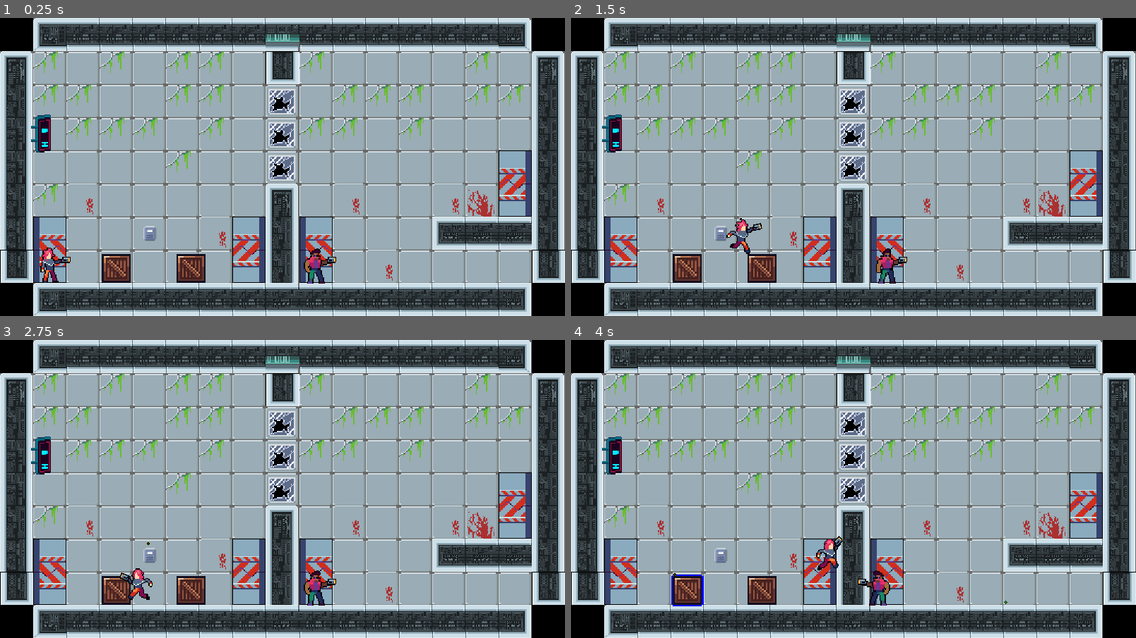
Above: before the commit, frames 1-4 (two rows, left to right).
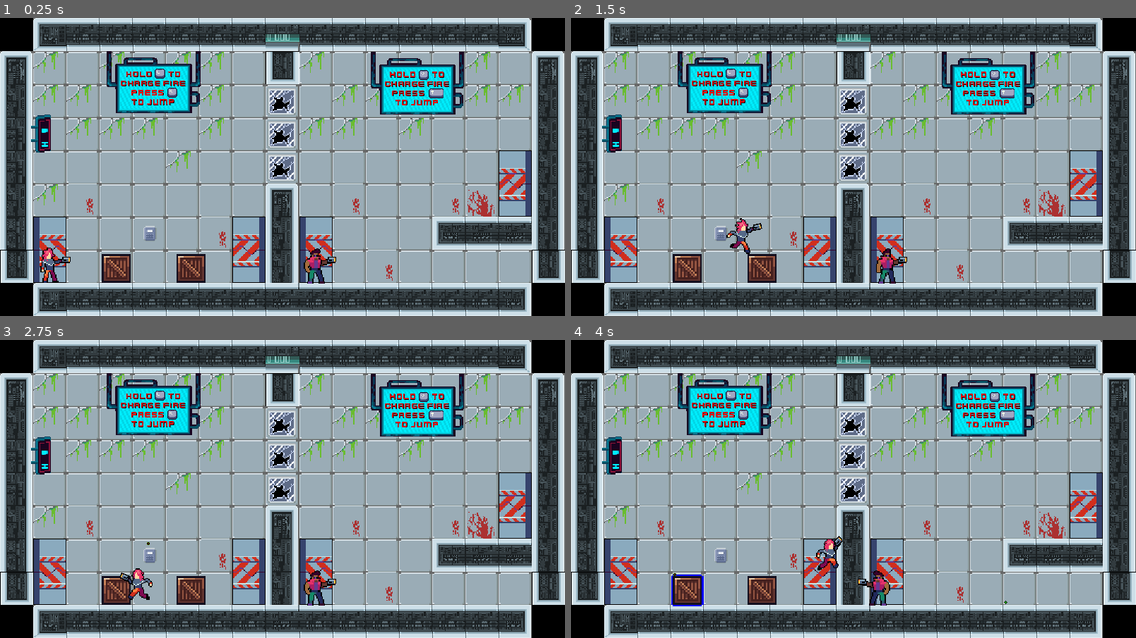
Above: after the commit, the same moments.

Repository: Pepereiram/carpincho-repo
Game: Godot game, scene res://Scenes/Levels/escape_lvl3.tscn
Same seed, same stepped clock (60 frames per second), same inputs: the game is played once before the commit and once after it. This scene is started directly instead of the project's main scene.
Inputs:
- Up to frame 1 (0.25 s): no input
- Up to frame 2 (1.5 s): tap X (move_up) at 0.5, 1.25 s; hold D (move_right) from 0.53 s (still down); tap Down (apuntar_abajo2) at 0.6 s; tap W (apuntar_arriba) at 0.77 s; tap Up (apuntar_arriba2) at 1.35 s
- Up to frame 3 (2.75 s): tap W (apuntar_arriba) at 1.52 s; tap X (move_up) at 2 s; release D (move_right) at 2.03 s; hold A (move_left) from 2.03 s (still down); tap C (lanzar1) at 2.1 s
- Up to frame 4 (4 s): tap X (move_up) at 2.75, 3.5 s; release A (move_left) at 2.78 s; hold D (move_right) from 2.78 s (still down); tap . (lanzar2) at 2.85 s; tap W (apuntar_arriba) at 3.02, 3.77 s; tap Left (move_left2) at 3.6 s

The runs differ from the first frame. In frame 1, 5.1% of the frame differs, in the area x 18-83%, y 11-33%; in frame 2, 5.1%; in frame 3, 5.1%; in frame 4, 5.1%.

Commit message:
Update escape_lvl3 tutorial

Diff:
--- a/project/Scenes/Levels/escape_lvl3.tscn
+++ b/project/Scenes/Levels/escape_lvl3.tscn
@@ -11,6 +11,26 @@
 [ext_resource path="res://assets/sprites/Industrial Assets/2 Background/1.png" type="Texture" id=9]
 [ext_resource path="res://menu/PauseMenu/PauseMenu.tscn" type="PackedScene" id=10]
 [ext_resource path="res://Scenes/Music/EscapeLevelMusic.tscn" type="PackedScene" id=11]
+[ext_resource path="res://menu/ui/kenneyUI-yellow.tres" type="Theme" id=12]
+[ext_resource path="res://assets/sprites/cyberpunk char/banner-a3.png" type="Texture" id=13]
+[ext_resource path="res://assets/sprites/buttons/gdb-keyboard-2.png" type="Texture" id=14]
+[ext_resource path="res://Scenes/Levels/Tutorial/Move2.gd" type="Script" id=15]
+
+[sub_resource type="AtlasTexture" id=1]
+atlas = ExtResource( 14 )
+region = Rect2( 96, 80, 16, 16 )
+
+[sub_resource type="AtlasTexture" id=2]
+atlas = ExtResource( 14 )
+region = Rect2( 80, 80, 16, 16 )
+
+[sub_resource type="AtlasTexture" id=3]
+atlas = ExtResource( 14 )
+region = Rect2( 192, 80, 16, 16 )
+
+[sub_resource type="AtlasTexture" id=4]
+atlas = ExtResource( 14 )
+region = Rect2( 32, 80, 32, 16 )
 
 [node name="escape_lvl3" type="Node2D"]
 script = ExtResource( 6 )
@@ -43,6 +63,77 @@
 [node name="final_door2" parent="." instance=ExtResource( 7 )]
 position = Vector2( 496, 160 )
 
+[node name="bckgr_obj" type="Node2D" parent="."]
+
+[node name="Banner-a3" type="Sprite" parent="bckgr_obj"]
+position = Vector2( 402, 63 )
+scale = Vector2( 1, -1 )
+texture = ExtResource( 13 )
+
+[node name="Banner-a4" type="Sprite" parent="bckgr_obj"]
+position = Vector2( 148, 62 )
+scale = Vector2( 1, -1 )
+texture = ExtResource( 13 )
+
+[node name="Move1" type="Label" parent="bckgr_obj"]
+self_modulate = Color( 1, 0, 0, 1 )
+margin_left = 116.0
+margin_top = 47.0
+margin_right = 244.0
+margin_bottom = 129.0
+rect_scale = Vector2( 0.5, 0.5 )
+theme = ExtResource( 12 )
+custom_colors/font_outline_modulate = Color( 1, 1, 1, 1 )
+custom_colors/font_color_shadow = Color( 0, 0, 0, 1 )
+custom_constants/line_spacing = 0
+custom_constants/shadow_as_outline = 0
+text = "hold  c  to
+charge fire
+press  x
+to jump"
+align = 1
+valign = 1
+
+[node name="C" type="Sprite" parent="bckgr_obj/Move1"]
+position = Vector2( 76, 14 )
+scale = Vector2( 1.2, 1.2 )
+texture = SubResource( 1 )
+
+[node name="X" type="Sprite" parent="bckgr_obj/Move1"]
+position = Vector2( 100, 50 )
+scale = Vector2( 1.2, 1.2 )
+texture = SubResource( 2 )
+
+[node name="Move2" type="Label" parent="bckgr_obj"]
+self_modulate = Color( 1, 0, 0, 1 )
+margin_left = 369.0
+margin_top = 47.0
+margin_right = 501.0
+margin_bottom = 131.0
+rect_scale = Vector2( 0.5, 0.5 )
+theme = ExtResource( 12 )
+custom_colors/font_outline_modulate = Color( 1, 1, 1, 1 )
+custom_colors/font_color_shadow = Color( 0, 0, 0, 1 )
+custom_constants/line_spacing = 0
+custom_constants/shadow_as_outline = 0
+text = "hold  c  to
+charge fire
+press  x
+to jump"
+align = 1
+valign = 1
+script = ExtResource( 15 )
+
+[node name="dot" type="Sprite" parent="bckgr_obj/Move2"]
+position = Vector2( 78, 16 )
+scale = Vector2( 1.2, 1.2 )
+texture = SubResource( 3 )
+
+[node name="shift" type="Sprite" parent="bckgr_obj/Move2"]
+position = Vector2( 102, 52 )
+scale = Vector2( 1.2, 1.2 )
+texture = SubResource( 4 )
+
 [node name="door3" parent="." instance=ExtResource( 5 )]
 position = Vector2( 304, 224 )
 scale = Vector2( -1, 1 )
Not shown: 1 places in project/Scenes/Levels/escape_lvl3.tscn that only renumber resources
